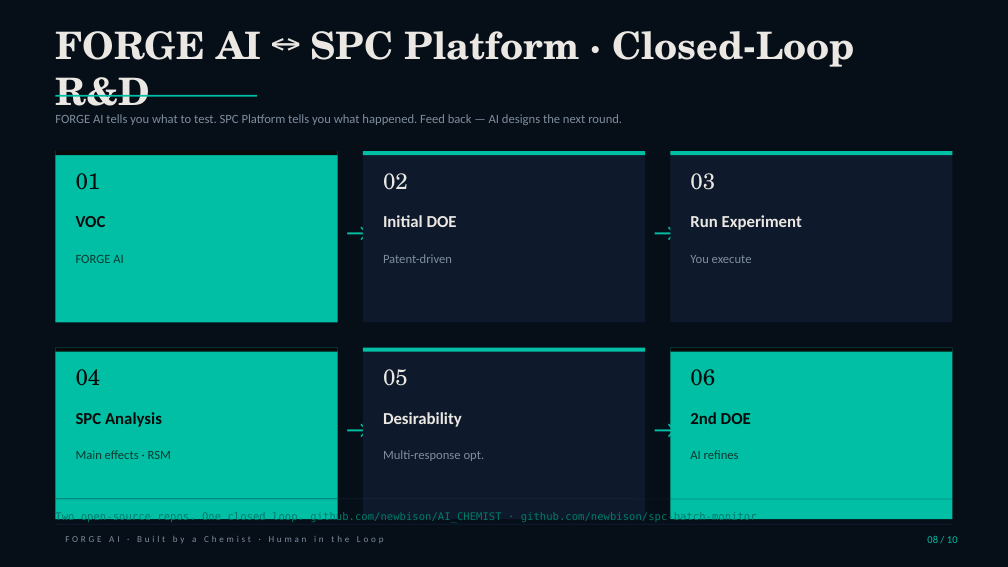
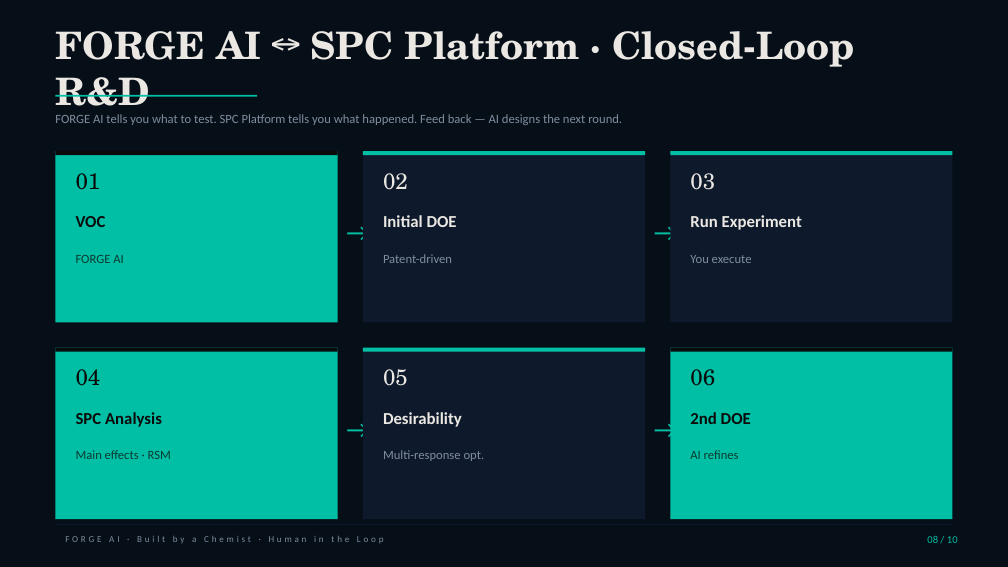
Before and after one commit to newbison/AI_CHEMIST, a slide deck: slide 8 of ppt/FORGE_AI_Deck.pptx. Drawn at 1008x567 pixels with LibreOffice and Linux fonts; fonts in the diff are those of the drawing. Boxes give left, top, right and bottom in pixels: in the first picture for what was removed or moved away, otherwise in the second. Text is boxed around its words. In the diff, an @@ line names an element or a change of style, - is before the commit and + after.

```diff
--- a/ppt/FORGE_AI_Deck.pptx
+++ b/ppt/FORGE_AI_Deck.pptx
@@ line removed from (55, 499) to (953, 499) @@
@@ text removed at <box>55,512,757,523</box> @@
-Two open-source repos. One closed loop. github.com/newbison/AI_CHEMIST · github.com/newbison/spc-batch-monitor
```
Also in this commit, not shown: 4 other slides changed, 4 other files.
